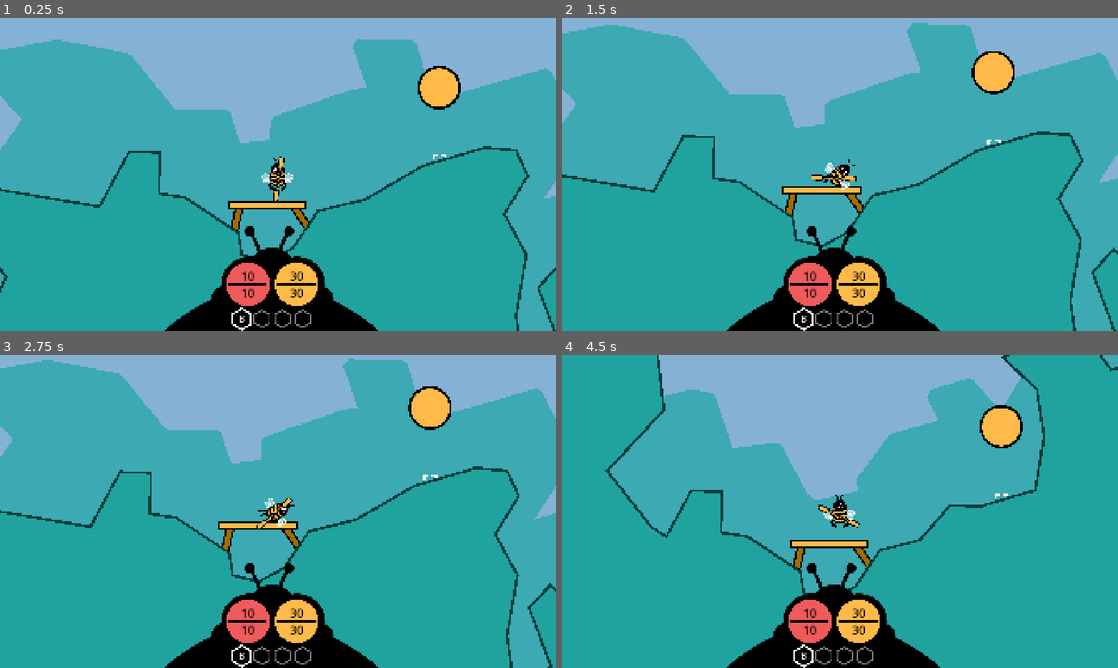
Above: before the commit, frames 1-4 (two rows, left to right).
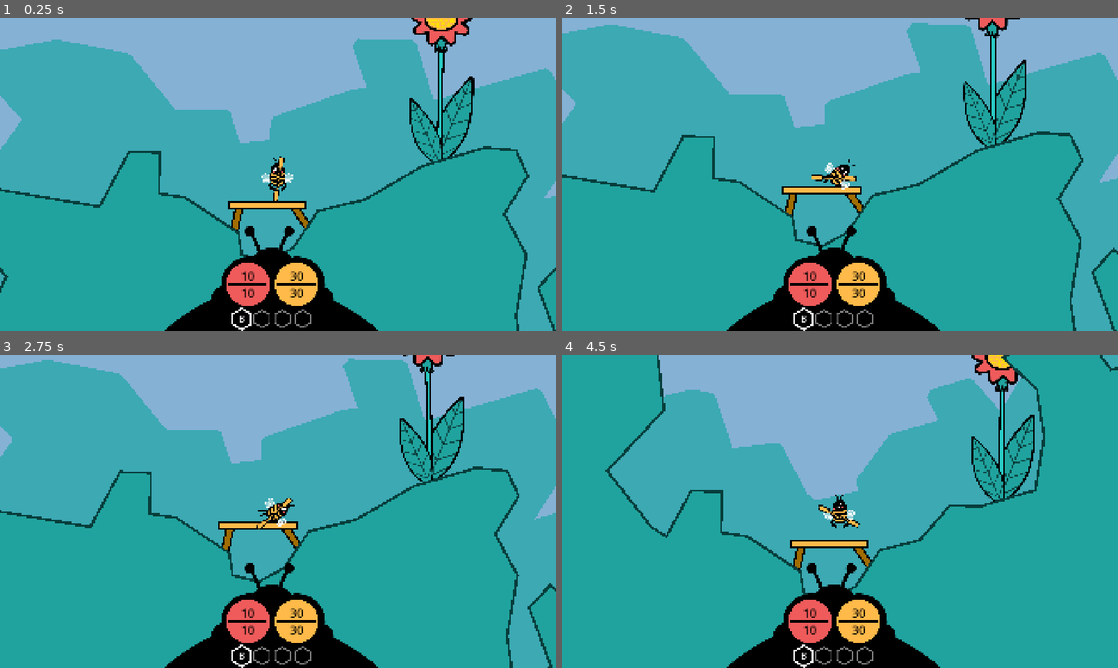
Above: after the commit, the same moments.

Repository: anttihaavikko/slumgum-waggle-dance
Game: Godot game, scene res://Scenes/main.tscn
Two runs of this game, one before a commit and one after it. Both use one fixed random seed, a clock stepped at 60 frames per second and the inputs below.
Inputs (mouse positions are in pixels of both pictures, inside the frame that each line leads up to):
- Up to frame 1 (0.25 s): no input
- Up to frame 2 (1.5 s): tap Enter at 0.5 s; move the mouse to (962, 158) at 0.52 s; hold D (right) 0.53-1.28 s; right-click (962, 158) at 0.6 s; move the mouse to (728, 190) at 1.27 s; hold S (brake) from 1.28 s (still down); click (728, 190) at 1.35 s
- Up to frame 3 (2.75 s): move the mouse to (333, 442) at 2.02 s; release S (brake) at 2.03 s; hold D (right) from 2.03 s (still down); tap 1 (slot_1) at 2.1 s
- Up to frame 4 (4.5 s): move the mouse to (812, 574) at 2.77 s; release D (right) at 2.78 s; hold W (accelerate) 2.78-3.53 s; tap 2 (slot_2) at 2.85 s; move the mouse to (1006, 558) at 3.52 s; hold Z 3.53-4.28 s; hold A (left) from 3.53 s (still down); move the mouse to (673, 464) at 4.27 s; tap R at 4.35 s

The runs differ from the first frame. In frame 1, 3.3% of the frame differs, in the area x 73-86%, y 0-46%; in frame 2, 2.9%; in frame 3, 2.9%; in frame 4, 3.2%.

Commit message:
Add flower visuals

Diff:
--- a/Scenes/flower.tscn
+++ b/Scenes/flower.tscn
@@ -2,7 +2,50 @@
 
 [ext_resource type="Texture2D" uid="uid://cnwp67b5haw7c" path="res://_Starter/Sprites/fullscreen.png" id="1_4r3j5"]
 [ext_resource type="Script" uid="uid://dc3w1cdj6frg3" path="res://Scripts/flower.gd" id="1_hbmji"]
-[ext_resource type="Texture2D" uid="uid://cijvrkcbnjaal" path="res://_Starter/Sprites/circle.png" id="2_hbmji"]
+[ext_resource type="Shader" uid="uid://dw5u0j1r1we5x" path="res://_Starter/Shaders/blob.gdshader" id="3_ei51o"]
+[ext_resource type="Script" uid="uid://uxu8p38o38ip" path="res://_Starter/Scripts/mover.gd" id="3_gd0df"]
+[ext_resource type="Texture2D" uid="uid://br04h76iid81d" path="res://Sprites/flower1.png" id="3_hbmji"]
+[ext_resource type="Texture2D" uid="uid://bb3ggkxd4i6re" path="res://Sprites/flower-mid.png" id="4_88g82"]
+[ext_resource type="Script" uid="uid://cav6gx1wclcxg" path="res://_Starter/Scripts/line_mimic.gd" id="4_d1m62"]
+[ext_resource type="Script" uid="uid://bwknch2pvkg4u" path="res://_Starter/Scripts/line.gd" id="7_d2yni"]
+[ext_resource type="Texture2D" uid="uid://bvxhqnvoxkp6v" path="res://Sprites/flower-bud.png" id="8_dc7g4"]
+[ext_resource type="Texture2D" uid="uid://cgpj466rjolw2" path="res://Sprites/leaf1.png" id="9_k1h35"]
+[ext_resource type="Shader" uid="uid://7gwbqnj5dg4s" path="res://_Starter/Shaders/wavy.gdshader" id="9_uelli"]
+
+[sub_resource type="ShaderMaterial" id="ShaderMaterial_uelli"]
+shader = ExtResource("9_uelli")
+shader_parameter/amount = 15.0
+shader_parameter/frequency = 0.5
+shader_parameter/speed = 4.0
+shader_parameter/flip = false
+shader_parameter/world_amount = 1.0
+
+[sub_resource type="ShaderMaterial" id="ShaderMaterial_dc7g4"]
+shader = ExtResource("3_ei51o")
+shader_parameter/amount = 5.0
+shader_parameter/rotation_speed = 3.0
+shader_parameter/offset = 0.0
+shader_parameter/speed = 5.0
+shader_parameter/peaks = 9.0
+shader_parameter/time_mod = 1.0
+
+[sub_resource type="ShaderMaterial" id="ShaderMaterial_88g82"]
+shader = ExtResource("3_ei51o")
+shader_parameter/amount = 12.0
+shader_parameter/rotation_speed = 3.0
+shader_parameter/offset = 0.0
+shader_parameter/speed = 0.1
+shader_parameter/peaks = 7.0
+shader_parameter/time_mod = 1.0
+
+[sub_resource type="ShaderMaterial" id="ShaderMaterial_ei51o"]
+shader = ExtResource("3_ei51o")
+shader_parameter/amount = 7.0
+shader_parameter/rotation_speed = 2.0
+shader_parameter/offset = 0.0
+shader_parameter/speed = 0.1
+shader_parameter/peaks = 11.0
+shader_parameter/time_mod = 1.0
 
 [sub_resource type="CircleShape2D" id="CircleShape2D_cpkcx"]
 radius = 266.06766
@@ -10,24 +53,76 @@
 [node name="Flower" type="Node2D" unique_id=1614192265 node_paths=PackedStringArray("area")]
 z_as_relative = false
 script = ExtResource("1_hbmji")
-area = NodePath("Area2D")
+area = NodePath("Mover/Area2D")
 
 [node name="Root" type="Sprite2D" parent="." unique_id=776698886]
+visible = false
+position = Vector2(0, 122)
 texture = ExtResource("1_4r3j5")
 
-[node name="Area2D" type="Area2D" parent="." unique_id=1832368481]
+[node name="Leaf2" type="Sprite2D" parent="." unique_id=565610169]
+self_modulate = Color(0.1254902, 0.6392157, 0.61960787, 1)
+material = SubResource("ShaderMaterial_uelli")
+position = Vector2(-8, 19)
+rotation = 0.39513224
+scale = Vector2(1.3987384, 1.3987384)
+texture = ExtResource("9_k1h35")
+offset = Vector2(-10, -364)
+flip_h = true
+
+[node name="Line2D" type="Line2D" parent="." unique_id=559737479 node_paths=PackedStringArray("targets")]
+points = PackedVector2Array(0, 122, -3, -1633)
+width = 70.0
+default_color = Color(0, 0, 0, 1)
+script = ExtResource("7_d2yni")
+targets = [NodePath("../Root"), NodePath("../Mover/Area2D")]
+
+[node name="Line2D" type="Line2D" parent="Line2D" unique_id=1084804079 node_paths=PackedStringArray("target")]
+points = PackedVector2Array(0, 122, -3, -1633)
+width = 30.0
+default_color = Color(0.16073915, 0.79539937, 0.7713478, 1)
+script = ExtResource("4_d1m62")
+target = NodePath("..")
+
+[node name="Mover" type="Node2D" parent="." unique_id=441931705]
+position = Vector2(0, -789)
+script = ExtResource("3_gd0df")
+moves = true
+move_direction = Vector2(30, 0)
+move_speed = 4.0
+metadata/_custom_type_script = "uid://uxu8p38o38ip"
+
+[node name="Area2D" type="Area2D" parent="Mover" unique_id=1832368481]
 position = Vector2(-3, -844)
 collision_layer = 4
 collision_mask = 4
 
-[node name="Center" type="Sprite2D" parent="Area2D" unique_id=1551095991]
-self_modulate = Color(0, 0, 0, 1)
-texture = ExtResource("2_hbmji")
+[node name="Bud" type="Sprite2D" parent="Mover/Area2D" unique_id=1809985916]
+self_modulate = Color(0.1254902, 0.6392157, 0.61960787, 1)
+material = SubResource("ShaderMaterial_dc7g4")
+position = Vector2(-1, 241)
+scale = Vector2(1.1334298, 1.1334298)
+texture = ExtResource("8_dc7g4")
 
-[node name="Fill" type="Sprite2D" parent="Area2D/Center" unique_id=1859614875]
-self_modulate = Color(1, 0.7294118, 0.28627452, 1)
-scale = Vector2(0.8819664, 0.8819664)
-texture = ExtResource("2_hbmji")
+[node name="Leaves" type="Sprite2D" parent="Mover/Area2D" unique_id=1551095991]
+self_modulate = Color(0.9372549, 0.35686275, 0.35686275, 1)
+material = SubResource("ShaderMaterial_88g82")
+scale = Vector2(1.7648212, 1.7648212)
+texture = ExtResource("3_hbmji")
 
-[node name="CollisionShape2D" type="CollisionShape2D" parent="Area2D" unique_id=93237737]
+[node name="Center" type="Sprite2D" parent="Mover/Area2D" unique_id=915737508]
+material = SubResource("ShaderMaterial_ei51o")
+scale = Vector2(1.5933408, 1.5933408)
+texture = ExtResource("4_88g82")
+
+[node name="CollisionShape2D" type="CollisionShape2D" parent="Mover/Area2D" unique_id=93237737]
 shape = SubResource("CircleShape2D_cpkcx")
+
+[node name="Leaf" type="Sprite2D" parent="." unique_id=721686173]
+self_modulate = Color(0.1254902, 0.6392157, 0.61960787, 1)
+material = SubResource("ShaderMaterial_uelli")
+position = Vector2(-8, 19)
+rotation = -0.41924852
+scale = Vector2(1.0747712, 1.0747712)
+texture = ExtResource("9_k1h35")
+offset = Vector2(-10, -364)
--- a/_Starter/Scripts/line.gd
+++ b/_Starter/Scripts/line.gd
@@ -22,4 +22,4 @@
 				set_point_position(i * per_segment + p, pos - global_position);
 	else:
 		for i in range(targets.size()):
-			set_point_position(i, to_local(targets[i].global_position) - to_local(global_position))
+			set_point_position(i, to_local(targets[i].global_position))
Binary file added: Sprites/flower-bud.png
Not shown, added: Sprites/flower-bud.png.import
Binary file added: Sprites/flower-mid.png
Not shown, added: Sprites/flower-mid.png.import
Binary file added: Sprites/flower1.png
Not shown, added: Sprites/flower1.png.import
Binary file added: Sprites/leaf1.png
Not shown, added: Sprites/leaf1.png.import
Not shown, changed: Misc/art.afdesign
Not shown, changed: Misc/art.afdesign~lock~
